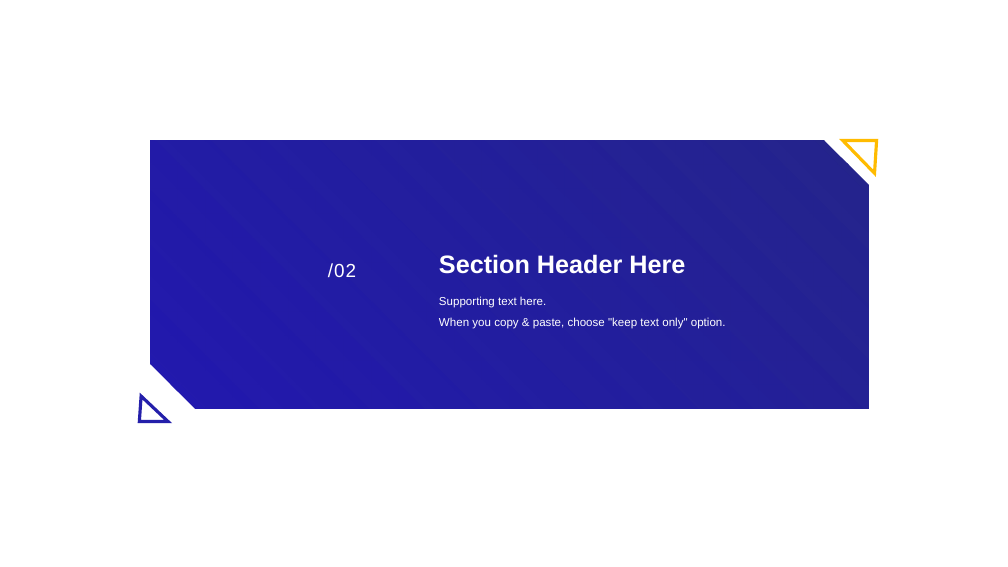
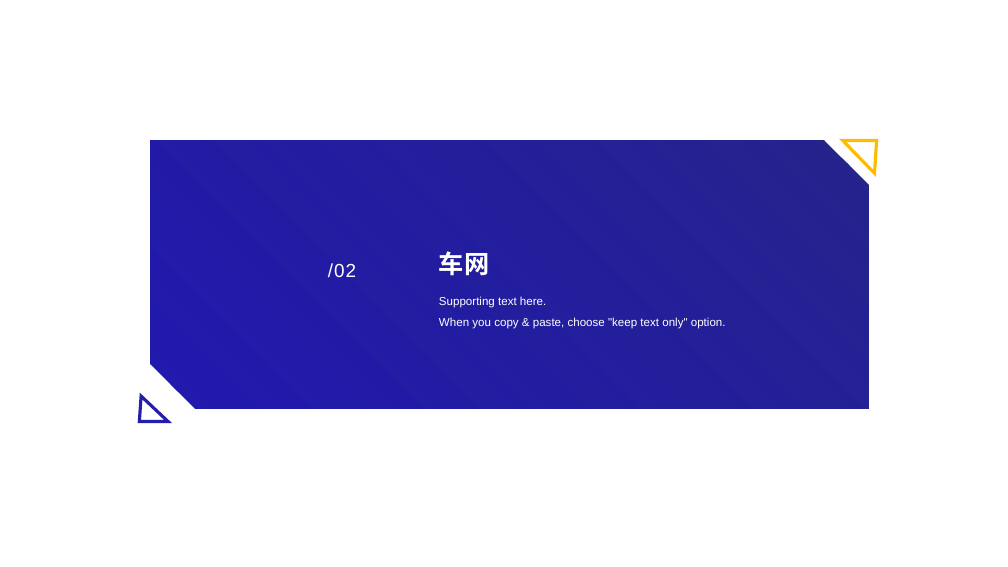
Before and after one commit to czx-dev/note, a slide deck: slide 5 of 陈仲贤述职答辩.pptx (slide 9 before the commit). Drawn at 1008x567 pixels with LibreOffice and Linux fonts; fonts in the diff are those of the drawing. Boxes give left, top, right and bottom in pixels: in the first picture for what was removed or moved away, otherwise in the second. Text is boxed around its words. In the diff, an @@ line names an element or a change of style, - is before the commit and + after.

```diff
--- a/陈仲贤述职答辩.pptx
+++ b/陈仲贤述职答辩.pptx
@@ title at [439, 251, 489, 276]: text changed @@
-Section Header Here
+车网
```
Also in this commit, not shown: 5 other slides changed, 5 slides added, 24 slides removed.
